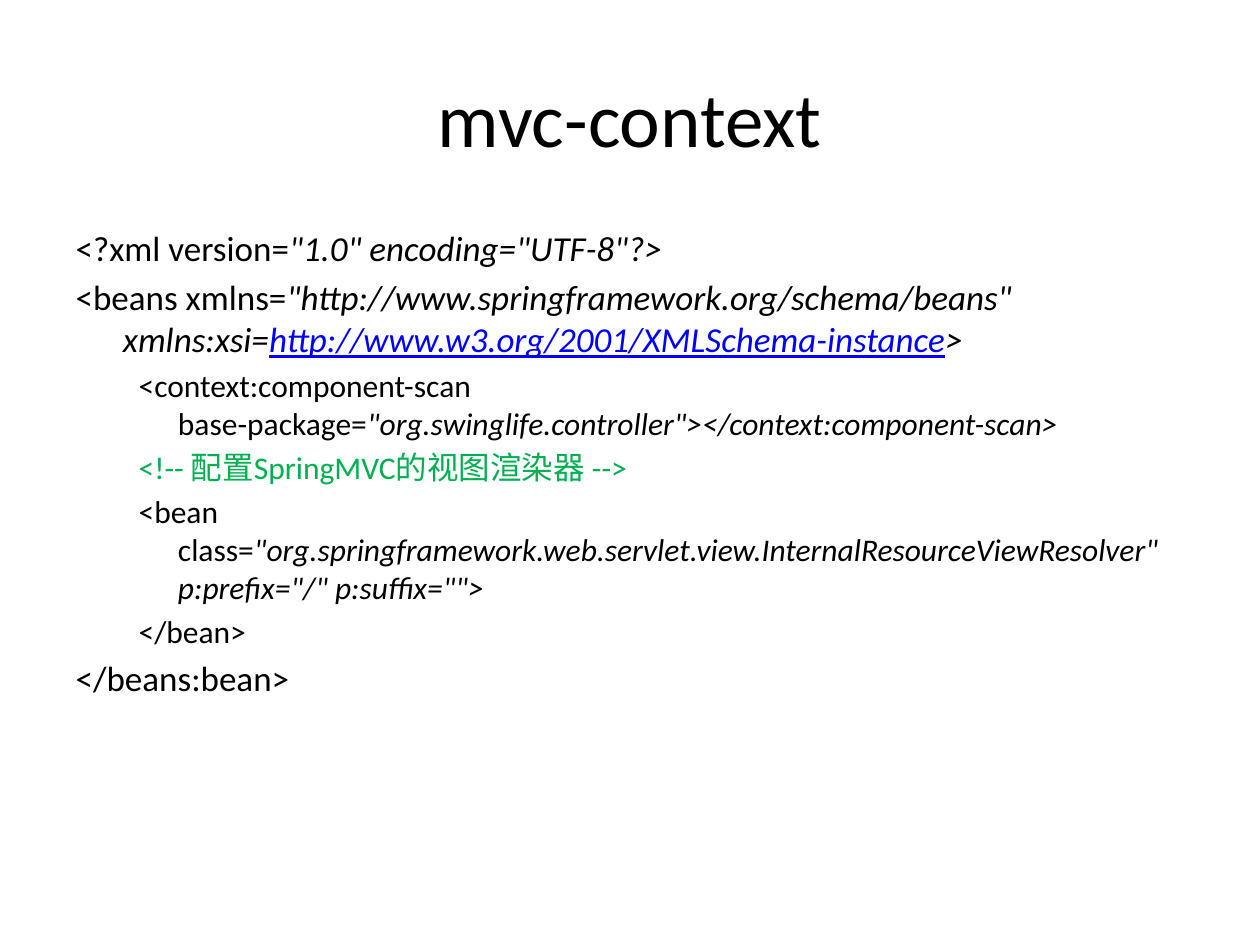
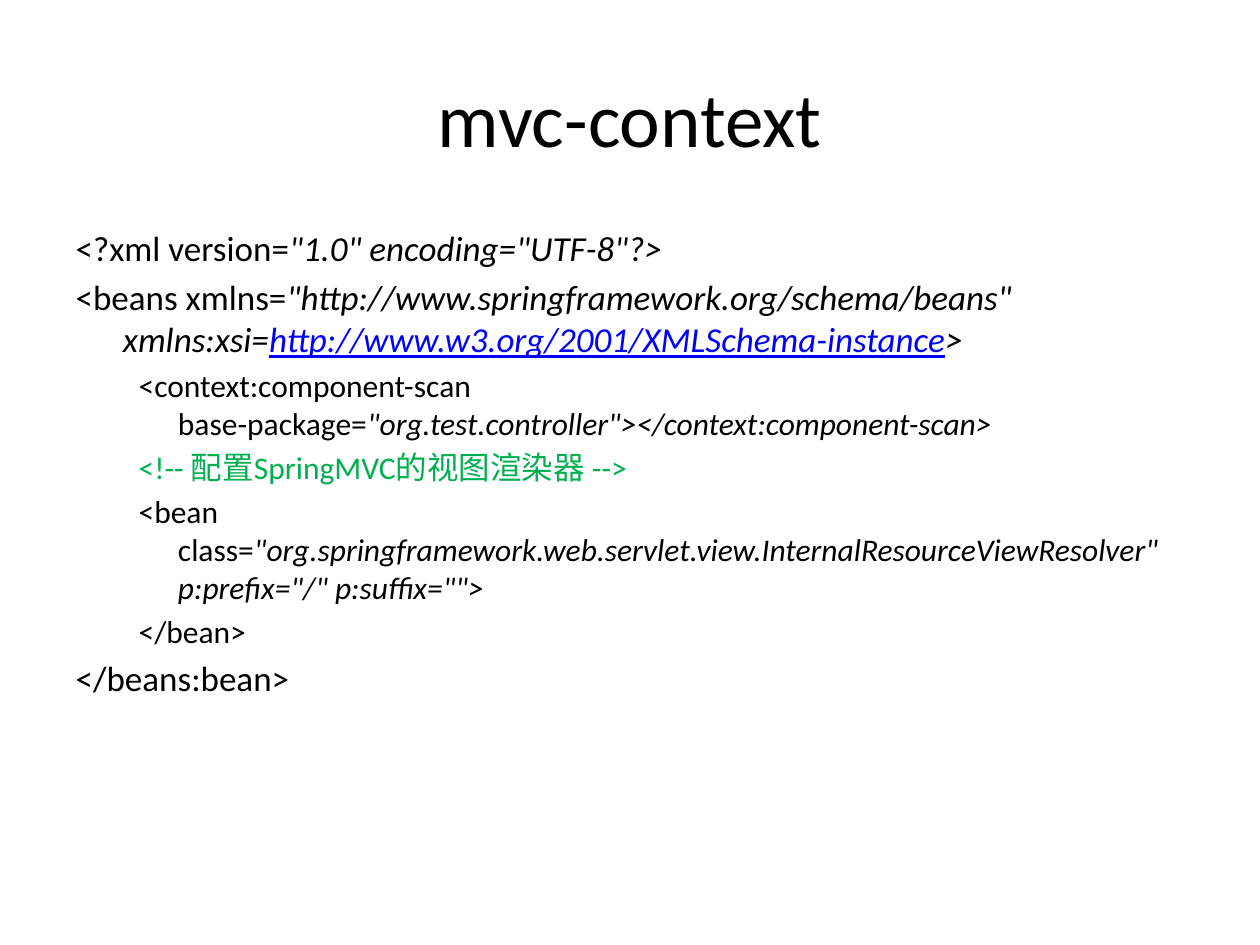
Before and after one commit to hejian1639/SpringMVC, a slide deck: slide 12 of Introduction.pptx (slide 37 before the commit). Drawn at 1260x945 pixels with LibreOffice and Linux fonts; fonts in the diff are those of the drawing. Boxes give left, top, right and bottom in pixels: in the first picture for what was removed or moved away, otherwise in the second. Text is boxed around its words. In the diff, an @@ line names an element or a change of style, - is before the commit and + after.

```diff
--- a/Introduction.pptx
+++ b/Introduction.pptx
@@ text at (139,377,992,441): text changed @@
-  <context:component-scan base-package="org.swinglife.controller"></context:component-scan>
+  <context:component-scan base-package="org.test.controller"></context:component-scan>
```
Also in this commit, not shown: 11 other slides changed, 10 slides added, 41 slides removed, 9 other files.
